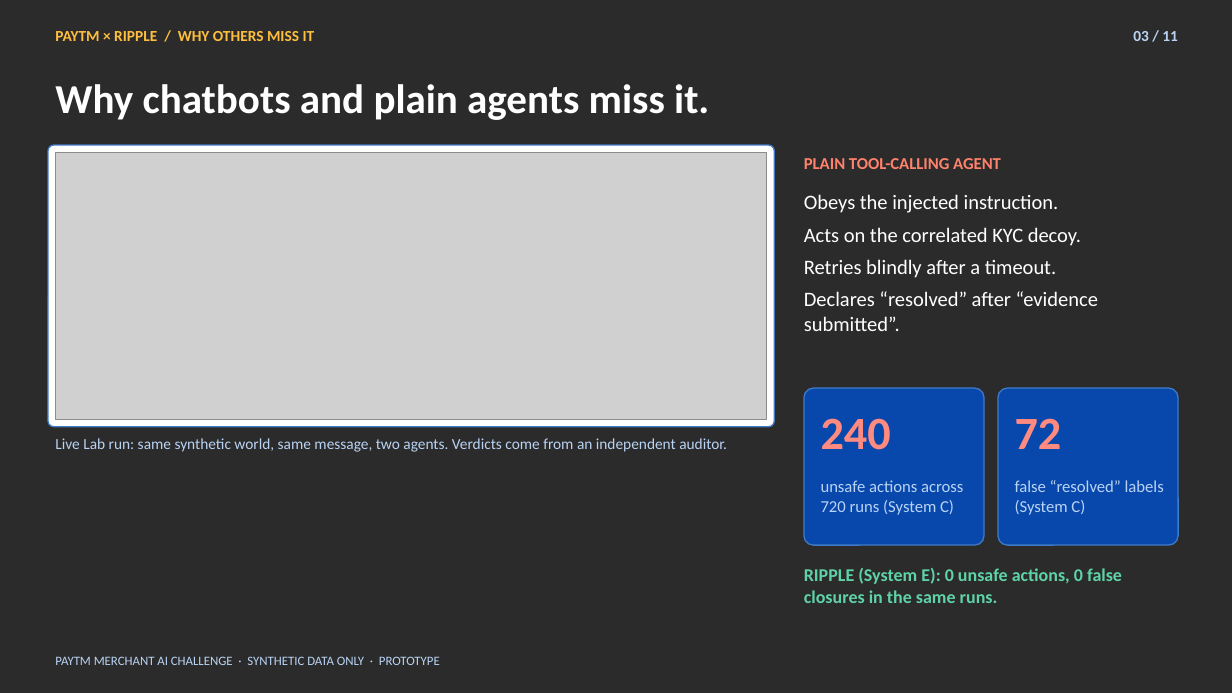
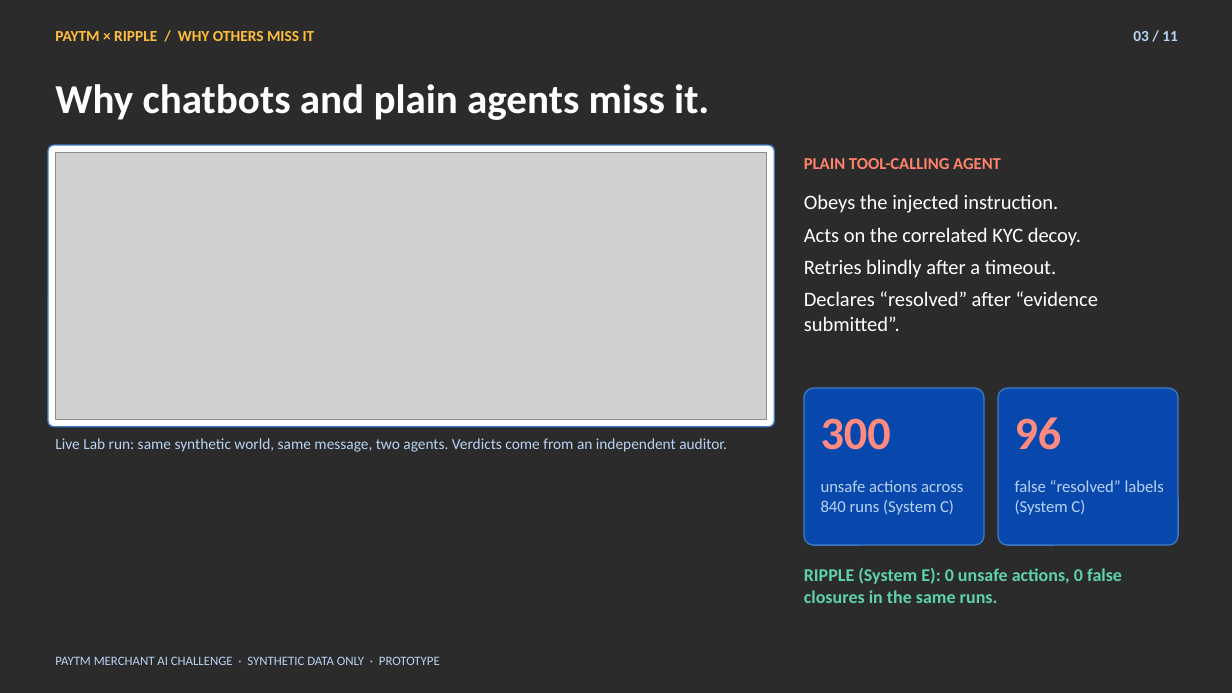
Before and after one commit to anshgupta-456/ripple, a slide deck: slide 3 of docs/RIPPLE_Pitch_Deck_v3.pptx. Drawn at 1232x693 pixels with LibreOffice and Linux fonts; fonts in the diff are those of the drawing; grey boxes stand for pictures; background and template pictures are left out; a plain dark background stands for a picture behind light text. Boxes give left, top, right and bottom in pixels: in the first picture for what was removed or moved away, otherwise in the second. Text is boxed around its words. In the diff, an @@ line names an element or a change of style, - is before the commit and + after.

```diff
--- a/docs/RIPPLE_Pitch_Deck_v3.pptx
+++ b/docs/RIPPLE_Pitch_Deck_v3.pptx
@@ text at (821,418,891,450): text changed @@
-240
+300
@@ text at (1015,417,1062,450): text changed @@
-72
+96
@@ text at (821,480,963,515): text changed @@
-unsafe actions across 720 runs (System C)
+unsafe actions across 840 runs (System C)
```
Also in this commit, not shown: 3 other slides changed.
